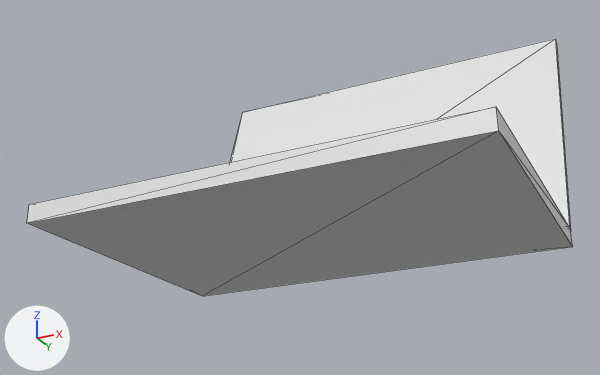
One commit to the glTF model src/assets/models/laptop.glb: the scene before it, then after it.
Rendered twice from a 50 mm camera at (0.211, -0.438, -0.164) aimed at (-0.022, 0.03, 0.046). Every picture has the same lights, and +X, +Y and +Z are marked at lower left. The older version comes first. Mesh edges are drawn as thin lines. Where no turn or scale is listed for an object, it has been applied to the vertices. Vertices at exactly the same position are counted once.

The first picture shows 'body'.
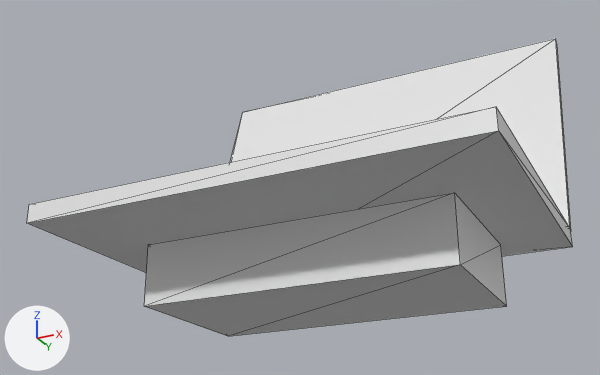
The newer file is also turned or shifted as a whole; pictures and numbers use the older file's frame.

Where the change shows, as pixel boxes [x1, y1, x2, y2] in the pictures (600 x 375 px):
'body', reshaped (16% taller): before [27, 39, 573, 296]; after [27, 39, 573, 336]
part 1 of me_laptop_body, added: after [144, 193, 507, 336]

Edits to the bpy script that builds the scene:
```text
Change me_laptop_body:
    used by ob_body; location = (0.0, 0.0292, 0.0921)
    remove me_laptop_body.from_pydata(...)  # 56 vertices, 24 faces, 50 loose edges; spans x -0.14..0.14, y -0.124..0.124, z -0.092..0.092
    add me_laptop_body.from_pydata(...)  # 64 vertices, 36 faces, 62 loose edges; spans x -0.14..0.14, y -0.124..0.124, z -0.132..0.092
    me_laptop_body part 1: a new loose piece, a box spanning x -0.1..0.1, y -0.059..0.041, z -0.132..-0.092
```
